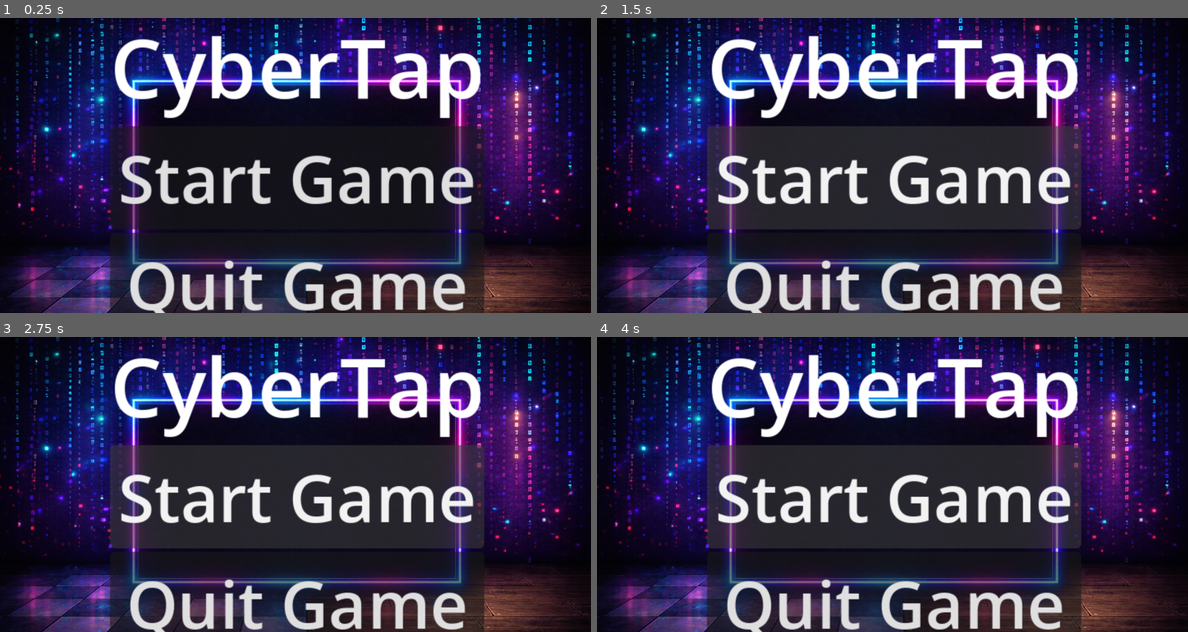
Above: before the commit, frames 1-4 (two rows, left to right).
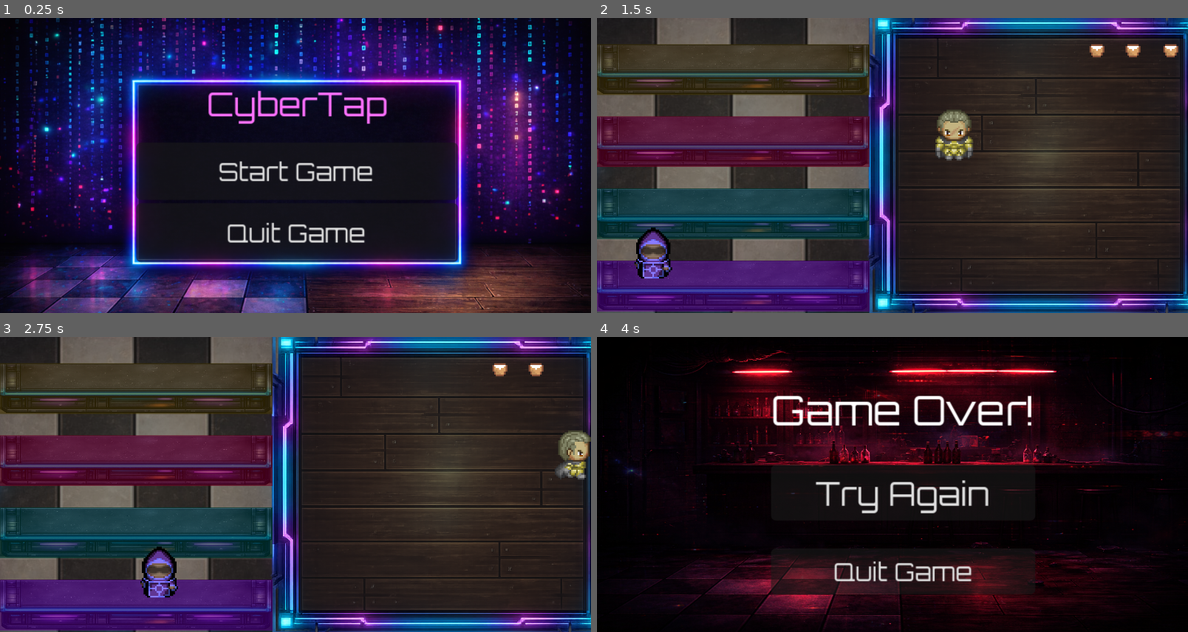
Above: after the commit, the same moments.

Repository: CCV-JamesNye/Game-Programming
Game: Godot game, scene res://Scenes/main_menu.tscn
Same seed, same stepped clock (60 frames per second), same inputs: the game is played once before the commit and once after it.
Inputs (mouse positions are in pixels of both pictures, inside the frame that each line leads up to):
- Up to frame 1 (0.25 s): no input
- Up to frame 2 (1.5 s): click "Start Game" at 0.5 s; click (892, 177) at 1.25 s, where only the run before the commit has a clickable "Start Game"
- Up to frame 3 (2.75 s): hold D (right) from 2.03 s (still down); hold E (serve) from 2.03 s (still down)
- Up to frame 4 (4 s): release D (right) at 2.78 s; release E (serve) at 2.78 s; hold S (down) 2.78-3.53 s; tap E (serve) at 2.85 s; hold D (right) from 3.53 s (still down); hold E (serve) from 3.53 s (still down)

The runs differ from the first frame. In frame 1, 23% of the frame differs, in the area x 18-82%, y 6-100%; in frame 2, 83%; in frame 3, 83%; in frame 4, 84%, in the area x 0-100%, y 0-100%.

Commit message:
Menu Creation & Coding
- created main menu and coded both buttons
- created game over menu and linked retry / main menu buttons
- updated loss flow so last life triggers game over menu
- updated fonts on all menus
- added pause menu to gameplay and linked resume / return to menu buttons

Diff:
--- a/cyber-tap/Scenes/CyberTapBar.tscn
+++ b/cyber-tap/Scenes/CyberTapBar.tscn
@@ -16,6 +16,7 @@
 [ext_resource type="PackedScene" uid="uid://147cmmt20m2n" path="res://Scenes/customer.tscn" id="9_fbxgf"]
 [ext_resource type="Script" uid="uid://dne652pk4kc5d" path="res://Scripts/customer_spawner.gd" id="10_belka"]
 [ext_resource type="PackedScene" uid="uid://ca4mkp3n2h4wl" path="res://Scenes/health_bar.tscn" id="15_belka"]
+[ext_resource type="FontFile" uid="uid://dynq214f087as" path="res://Art/Fonts/Orbitron-VariableFont_wght.ttf" id="17_b0jud"]
 
 [sub_resource type="CircleShape2D" id="CircleShape2D_ioptu"]
 radius = 5.0249376
@@ -494,6 +495,44 @@
 
 [node name="HealthBar" parent="." unique_id=1612167857 instance=ExtResource("15_belka")]
 
+[node name="PauseMenu" type="CanvasLayer" parent="." unique_id=1458031228]
+process_mode = 2
+
+[node name="Panel" type="Panel" parent="PauseMenu" unique_id=967273204]
+modulate = Color(0.9166399, 0.91663986, 0.9166398, 1)
+anchors_preset = 15
+anchor_right = 1.0
+anchor_bottom = 1.0
+grow_horizontal = 2
+grow_vertical = 2
+
+[node name="VBoxContainer" type="VBoxContainer" parent="PauseMenu/Panel" unique_id=892588853]
+layout_mode = 0
+offset_left = 106.0
+offset_top = 18.0
+offset_right = 289.0
+offset_bottom = 168.0
+theme_override_constants/separation = 23
+
+[node name="GamePausedLabel" type="Label" parent="PauseMenu/Panel/VBoxContainer" unique_id=1398985226]
+layout_mode = 2
+size_flags_horizontal = 4
+theme_override_fonts/font = ExtResource("17_b0jud")
+theme_override_font_sizes/font_size = 24
+text = "Game Paused"
+
+[node name="ResumeGame" type="Button" parent="PauseMenu/Panel/VBoxContainer" unique_id=1663854053]
+layout_mode = 2
+theme_override_fonts/font = ExtResource("17_b0jud")
+theme_override_font_sizes/font_size = 20
+text = "Resume Game"
+
+[node name="QuitGame" type="Button" parent="PauseMenu/Panel/VBoxContainer" unique_id=71844312]
+layout_mode = 2
+theme_override_fonts/font = ExtResource("17_b0jud")
+theme_override_font_sizes/font_size = 20
+text = "Quit Game"
+
 [connection signal="body_entered" from="Lane1/Customer Zone" to="Lane1" method="_on_customer_zone_body_entered"]
 [connection signal="body_exited" from="Lane1/Customer Zone" to="Lane1" method="_on_customer_zone_body_exited"]
 [connection signal="body_entered" from="Lane1/BartenderLaneDetection" to="Lane1/BartenderLaneDetection" method="_on_body_entered"]
--- /dev/null
+++ b/cyber-tap/Scenes/game_over.tscn
@@ -0,0 +1,61 @@
+[gd_scene format=3 uid="uid://cjio20724thhb"]
+
+[ext_resource type="Script" uid="uid://l1m06rb8p1ly" path="res://Scripts/game_over.gd" id="1_ek8ke"]
+[ext_resource type="Texture2D" uid="uid://d3pj7g1immc1e" path="res://Art/ClosedBar.png" id="2_eoghk"]
+[ext_resource type="FontFile" uid="uid://dynq214f087as" path="res://Art/Fonts/Orbitron-VariableFont_wght.ttf" id="3_14u15"]
+
+[node name="GameOver" type="Control" unique_id=2127612383]
+layout_mode = 3
+anchors_preset = 15
+anchor_right = 1.0
+anchor_bottom = 1.0
+grow_horizontal = 2
+grow_vertical = 2
+script = ExtResource("1_ek8ke")
+
+[node name="TextureRect" type="TextureRect" parent="." unique_id=2091295873]
+layout_mode = 1
+anchors_preset = 15
+anchor_right = 1.0
+anchor_bottom = 1.0
+offset_left = -3.0
+offset_top = -3.0
+offset_right = 5.0
+offset_bottom = 4.0
+grow_horizontal = 2
+grow_vertical = 2
+texture = ExtResource("2_eoghk")
+expand_mode = 1
+
+[node name="VBoxContainer" type="VBoxContainer" parent="." unique_id=2117317432]
+layout_mode = 1
+anchors_preset = 15
+anchor_right = 1.0
+anchor_bottom = 1.0
+offset_left = 106.0
+offset_top = 29.0
+offset_right = -93.0
+offset_bottom = -25.0
+grow_horizontal = 2
+grow_vertical = 2
+theme_override_constants/separation = 17
+
+[node name="GameOverLabel" type="Label" parent="VBoxContainer" unique_id=596893370]
+layout_mode = 2
+size_flags_horizontal = 4
+size_flags_vertical = 1
+theme_override_fonts/font = ExtResource("3_14u15")
+theme_override_font_sizes/font_size = 25
+text = "Game Over!"
+
+[node name="TryAgain" type="Button" parent="VBoxContainer" unique_id=285828779]
+layout_mode = 2
+theme_override_fonts/font = ExtResource("3_14u15")
+theme_override_font_sizes/font_size = 20
+text = "Try Again"
+
+[node name="QuitGame" type="Button" parent="VBoxContainer" unique_id=804054227]
+layout_mode = 2
+theme_override_fonts/font = ExtResource("3_14u15")
+theme_override_font_sizes/font_size = 15
+text = "Quit Game"
--- a/cyber-tap/Scenes/main_menu.tscn
+++ b/cyber-tap/Scenes/main_menu.tscn
@@ -1,6 +1,8 @@
 [gd_scene format=3 uid="uid://dht1ti4uanbns"]
 
 [ext_resource type="Texture2D" uid="uid://c4btcq3y8krck" path="res://Art/Menu Frame.png" id="1_28flt"]
+[ext_resource type="Script" uid="uid://ce1g0ib55y2ad" path="res://Scripts/main_menu.gd" id="1_48xlc"]
+[ext_resource type="FontFile" uid="uid://dynq214f087as" path="res://Art/Fonts/Orbitron-VariableFont_wght.ttf" id="3_1ehe0"]
 
 [node name="Main Menu" type="Control" unique_id=561998046]
 layout_mode = 3
@@ -9,6 +11,7 @@
 anchor_bottom = 1.0
 grow_horizontal = 2
 grow_vertical = 2
+script = ExtResource("1_48xlc")
 
 [node name="TextureRect" type="TextureRect" parent="." unique_id=1740925767]
 layout_mode = 0
@@ -38,17 +41,21 @@
 layout_mode = 2
 size_flags_horizontal = 4
 size_flags_vertical = 3
-theme_override_font_sizes/font_size = 50
+theme_override_colors/font_color = Color(1, 0.44313726, 1, 1)
+theme_override_fonts/font = ExtResource("3_1ehe0")
+theme_override_font_sizes/font_size = 20
 text = "CyberTap"
 
 [node name="Start" type="Button" parent="MarginContainer/VBoxContainer" unique_id=474313250]
 layout_mode = 2
 size_flags_vertical = 3
-theme_override_font_sizes/font_size = 40
+theme_override_fonts/font = ExtResource("3_1ehe0")
+theme_override_font_sizes/font_size = 15
 text = "Start Game"
 
 [node name="Quit" type="Button" parent="MarginContainer/VBoxContainer" unique_id=1929819385]
 layout_mode = 2
 size_flags_vertical = 3
-theme_override_font_sizes/font_size = 40
+theme_override_fonts/font = ExtResource("3_1ehe0")
+theme_override_font_sizes/font_size = 15
 text = "Quit Game"
--- a/cyber-tap/Scripts/CyberTap-Bar-Logic.gd
+++ b/cyber-tap/Scripts/CyberTap-Bar-Logic.gd
@@ -5,17 +5,38 @@
 @onready var life_1: Sprite2D = $HealthBar/HBoxContainer/Life1
 @onready var life_2: Sprite2D = $HealthBar/HBoxContainer/Life2
 @onready var life_3: Sprite2D = $HealthBar/HBoxContainer/Life3
+@onready var pause_menu: CanvasLayer = $PauseMenu
+@onready var resume_game: Button = $PauseMenu/Panel/VBoxContainer/ResumeGame
+@onready var quit_game: Button = $PauseMenu/Panel/VBoxContainer/QuitGame
 
 func _ready() -> void:
 	bartender__player_.glass_broke.connect(_on_glass_broke)
 	update_lives_ui()
+	resume_game.pressed.connect(_on_resume_pressed)
+	quit_game.pressed.connect(_on_quit_pressed)
+	pause_menu.visible = false
 
+func _unhandled_input(event: InputEvent) -> void:
+	if event.is_action_pressed("ui_cancel"):
+		toggle_pause()
+
+func toggle_pause() -> void:
+	get_tree().paused = not get_tree().paused
+	pause_menu.visible = get_tree().paused
+
+func _on_resume_pressed() -> void:
+	get_tree().paused = false
+	pause_menu.visible = false
+
+func _on_quit_pressed() -> void:
+	get_tree().paused = false
+	get_tree().change_scene_to_file("res://Scenes/main_menu.tscn")
 func _on_glass_broke() -> void:
 	lives -= 1
 	update_lives_ui()
 
-	if lives <- 0:
-		get_tree().reload_current_scene()
+	if lives <= 0:
+		get_tree().change_scene_to_file("res://Scenes/game_over.tscn")
 
 func update_lives_ui() -> void:
 	life_1.visible = lives >= 1
--- /dev/null
+++ b/cyber-tap/Scripts/game_over.gd
@@ -0,0 +1,14 @@
+extends Control
+
+@onready var try_again: Button = $VBoxContainer/TryAgain
+@onready var quit_game: Button = $VBoxContainer/QuitGame
+
+func _ready() -> void:
+	try_again.pressed.connect(_on_retry_pressed)
+	quit_game.pressed.connect(_on_menu_pressed)
+
+func _on_retry_pressed() -> void:
+	get_tree().change_scene_to_file("res://Scenes/CyberTapBar.tscn")
+
+func _on_menu_pressed() -> void:
+	get_tree().change_scene_to_file("res://Scenes/main_menu.tscn")
--- /dev/null
+++ b/cyber-tap/Scripts/main_menu.gd
@@ -0,0 +1,14 @@
+extends Control
+
+@onready var start: Button = $MarginContainer/VBoxContainer/Start
+@onready var quit: Button = $MarginContainer/VBoxContainer/Quit
+
+func _ready() -> void:
+	start.pressed.connect(_on_start_pressed)
+	quit.pressed.connect(_on_quit_pressed)
+
+func _on_start_pressed() -> void:
+	get_tree().change_scene_to_file("res://Scenes/CyberTapBar.tscn")
+
+func _on_quit_pressed() -> void:
+	get_tree().quit()
--- a/cyber-tap/project.godot
+++ b/cyber-tap/project.godot
@@ -53,6 +53,11 @@
 , Object(InputEventKey,"resource_local_to_scene":false,"resource_name":"","device":-1,"window_id":0,"alt_pressed":false …(182 unchanged characters)…
 ]
 }
+pause={
+"deadzone": 0.2,
+"events": [Object(InputEventKey,"resource_local_to_scene":false,"resource_name":"","device":-1,"window_id":0,"alt_pressed":false,"shift_pressed":false,"ctrl_pressed":false,"meta_pressed":false,"pressed":false,"keycode":0,"physical_keycode":4194305,"key_label":0,"unicode":0,"location":0,"echo":false,"script":null)
+]
+}
 
 [layer_names]
 
Binary file added: cyber-tap/Art/ClosedBar.png
Not shown, added: cyber-tap/Art/ClosedBar.png.import
Binary file added: cyber-tap/Art/Fonts/Orbitron-VariableFont_wght.ttf
Not shown, added: cyber-tap/Art/Fonts/Orbitron-VariableFont_wght.ttf.import
Not shown, added: cyber-tap/Scripts/game_over.gd.uid
Not shown, added: cyber-tap/Scripts/main_menu.gd.uid
